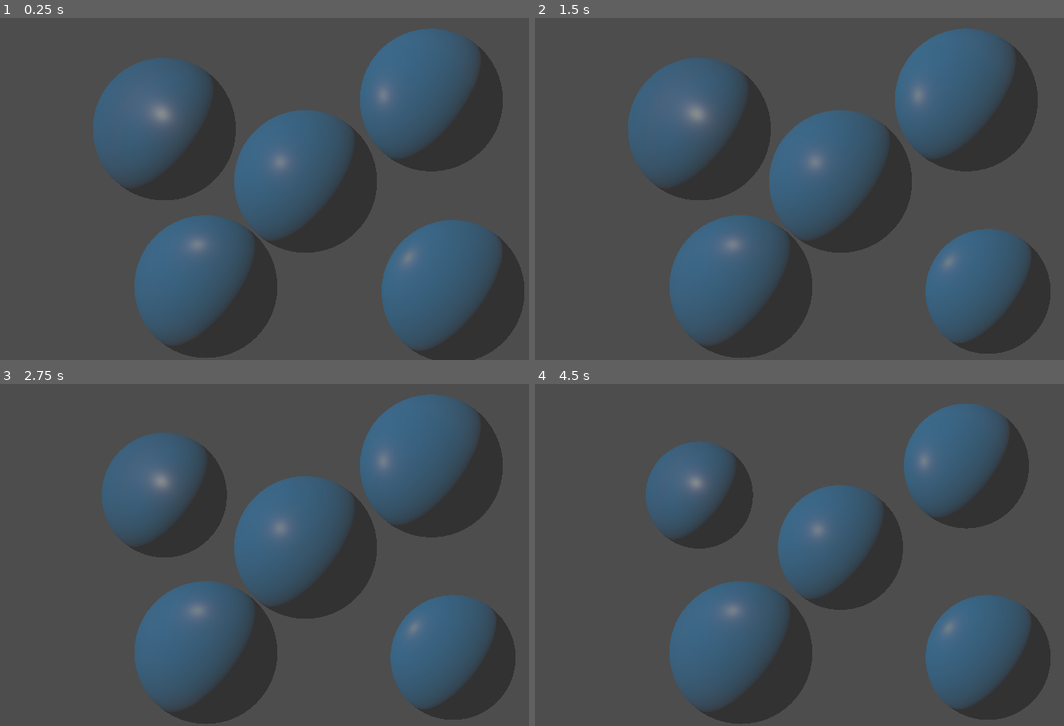
Above: before the commit, frames 1-4 (two rows, left to right).
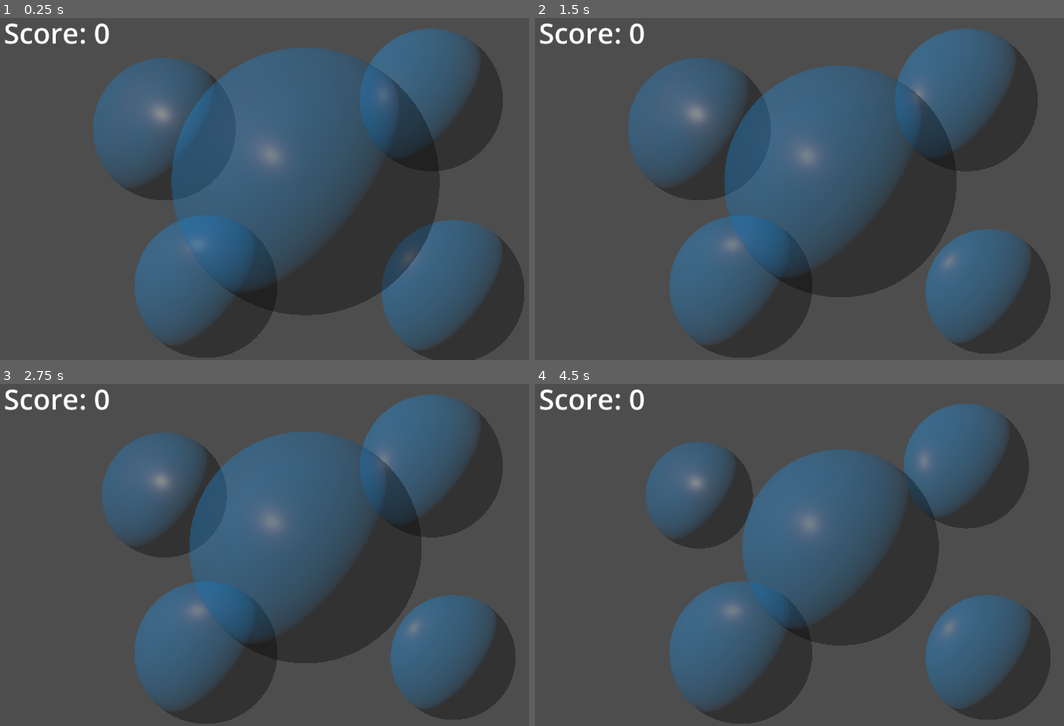
Above: after the commit, the same moments.

Repository: IsaacRF/balloon-popper-game
Game: Godot game, scene res://Scenes/main.tscn
Two runs of this game, one before a commit and one after it. Both use one fixed random seed, a clock stepped at 60 frames per second and the inputs below.
Inputs (mouse positions are in pixels of both pictures, inside the frame that each line leads up to):
- Up to frame 1 (0.25 s): no input
- Up to frame 2 (1.5 s): tap Enter at 0.5 s; move the mouse to (810, 253) at 0.52 s; click (810, 253) at 0.67 s; tap Space at 1.25 s; move the mouse to (1032, 233) at 1.27 s; click (1032, 233) at 1.42 s
- Up to frame 3 (2.75 s): tap Enter at 2 s; move the mouse to (116, 493) at 2.02 s; click (116, 493) at 2.17 s
- Up to frame 4 (4.5 s): tap Space at 2.75, 4.25 s; move the mouse to (873, 548) at 2.77 s; click (873, 548) at 2.92 s; tap Enter at 3.5 s; move the mouse to (746, 459) at 3.52 s; click (746, 459) at 3.67 s; move the mouse to (979, 531) at 4.27 s; click (979, 531) at 4.42 s

The runs differ from the first frame. In frame 1, 21% of the frame differs, in the area x 0-84%, y 1-87%; in frame 2, 14%; in frame 3, 14%; in frame 4, 10%.

Commit message:
Add export variables and score UI

Diff:
--- a/Scenes/main.tscn
+++ b/Scenes/main.tscn
@@ -1,10 +1,14 @@
-[gd_scene load_steps=3 format=3 uid="uid://box8ribde5odl"]
+[gd_scene load_steps=4 format=3 uid="uid://box8ribde5odl"]
 
 [ext_resource type="Script" path="res://Scripts/score.gd" id="1_lp7te"]
 [ext_resource type="PackedScene" uid="uid://p2mkyo2nand3" path="res://Models/balloon.tscn" id="1_ma3jx"]
 
-[node name="Main" type="Node3D"]
+[sub_resource type="LabelSettings" id="LabelSettings_xghg7"]
+font_size = 51
+
+[node name="Main" type="Node3D" node_paths=PackedStringArray("score_text")]
 script = ExtResource("1_lp7te")
+score_text = NodePath("ScoreText")
 
 [node name="Camera" type="Camera3D" parent="."]
 transform = Transform3D(1, 0, 0, 0, 1, 0, 0, 0, 1, 0, 0, 2.31322)
@@ -16,6 +20,9 @@
 transform = Transform3D(0.510888, 0.473783, -0.717303, 0, 0.834415, 0.551136, 0.859647, -0.281569, 0.426293, 0, 2.3857, 0)
 
 [node name="Balloon" parent="." instance=ExtResource("1_ma3jx")]
+clicks_to_pop = 5
+size_increase = 0.4
+score_value = 3
 
 [node name="Balloon2" parent="." instance=ExtResource("1_ma3jx")]
 transform = Transform3D(1, 0, 0, 0, 1, 0, 0, 0, 1, 1.40741, 0.912676, 0)
@@ -28,3 +35,11 @@
 
 [node name="Balloon5" parent="." instance=ExtResource("1_ma3jx")]
 transform = Transform3D(1, 0, 0, 0, 1, 0, 0, 0, 1, -1.11412, -1.1779, 0)
+
+[node name="ScoreText" type="Label" parent="."]
+offset_left = 30.0
+offset_top = 19.0
+offset_right = 278.0
+offset_bottom = 82.0
+text = "Score: 0"
+label_settings = SubResource("LabelSettings_xghg7")
--- a/Scripts/balloon.gd
+++ b/Scripts/balloon.gd
@@ -1,9 +1,9 @@
 extends Area3D
 
-var clicks_to_pop : int = 3
+@export var clicks_to_pop : int = 3
+@export var size_increase : float = 0.2
+@export var score_value : int = 1
 var clicks : int = 0
-var size_increase : float = 0.2
-var score_value : int = 1
 
 # Called when the node enters the scene tree for the first time.
 func _ready():
@@ -15,4 +15,5 @@
 		clicks += 1
 
 		if clicks == clicks_to_pop:
+			get_node("/root/Main").increase_score(score_value)
 			queue_free()
--- a/Scripts/score.gd
+++ b/Scripts/score.gd
@@ -1,11 +1,8 @@
 extends Node3D
 
+@export var score_text : Label
+var score : int = 0
 
-# Called when the node enters the scene tree for the first time.
-func _ready():
-	pass # Replace with function body.
-
-
-# Called every frame. 'delta' is the elapsed time since the previous frame.
-func _process(delta):
-	pass
+func increase_score(amount):
+	score += amount
+	score_text.text = str("Score: ", score)
